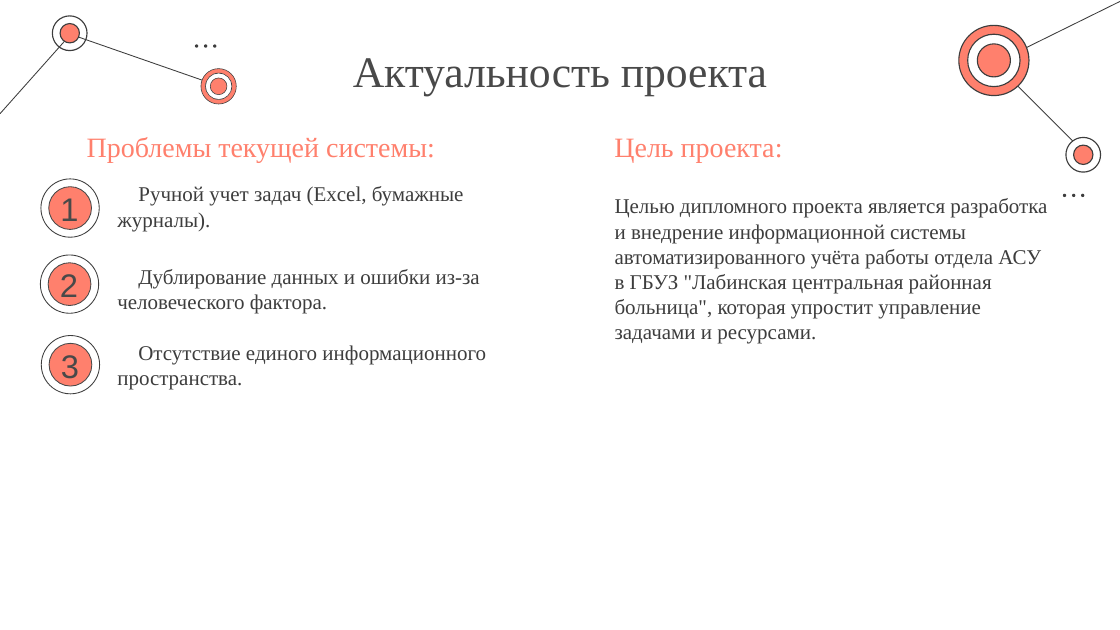
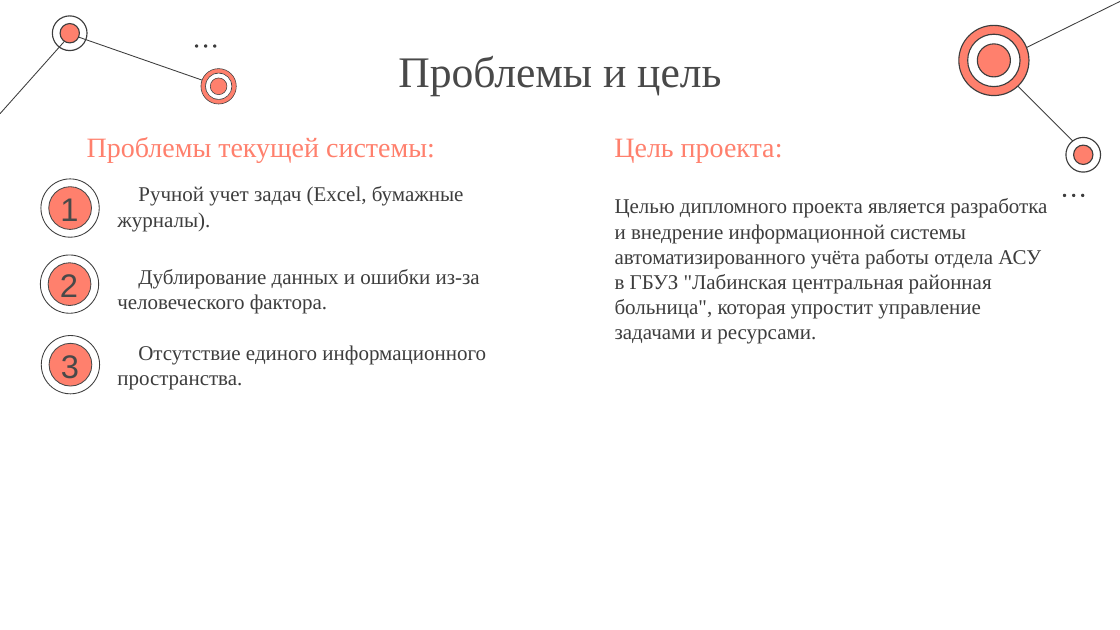
Before and after one commit to KaliShau/CSWT-CSharp, a slide deck: slide 2 of Презентация на защиту.pptx. Drawn at 1120x630 pixels with LibreOffice and Linux fonts; fonts in the diff are those of the drawing. Boxes give left, top, right and bottom in pixels: in the first picture for what was removed or moved away, otherwise in the second. Text is boxed around its words. In the diff, an @@ line names an element or a change of style, - is before the commit and + after.

```diff
--- a/Презентация на защиту.pptx
+++ b/Презентация на защиту.pptx
@@ title at (x1=398, y1=55, x2=721, y2=96): text changed @@
-Актуальность проекта
+Проблемы и цель
```
Also in this commit, not shown: 1 other slide changed, 9 slides added, 1 slide removed, 2 other files.
